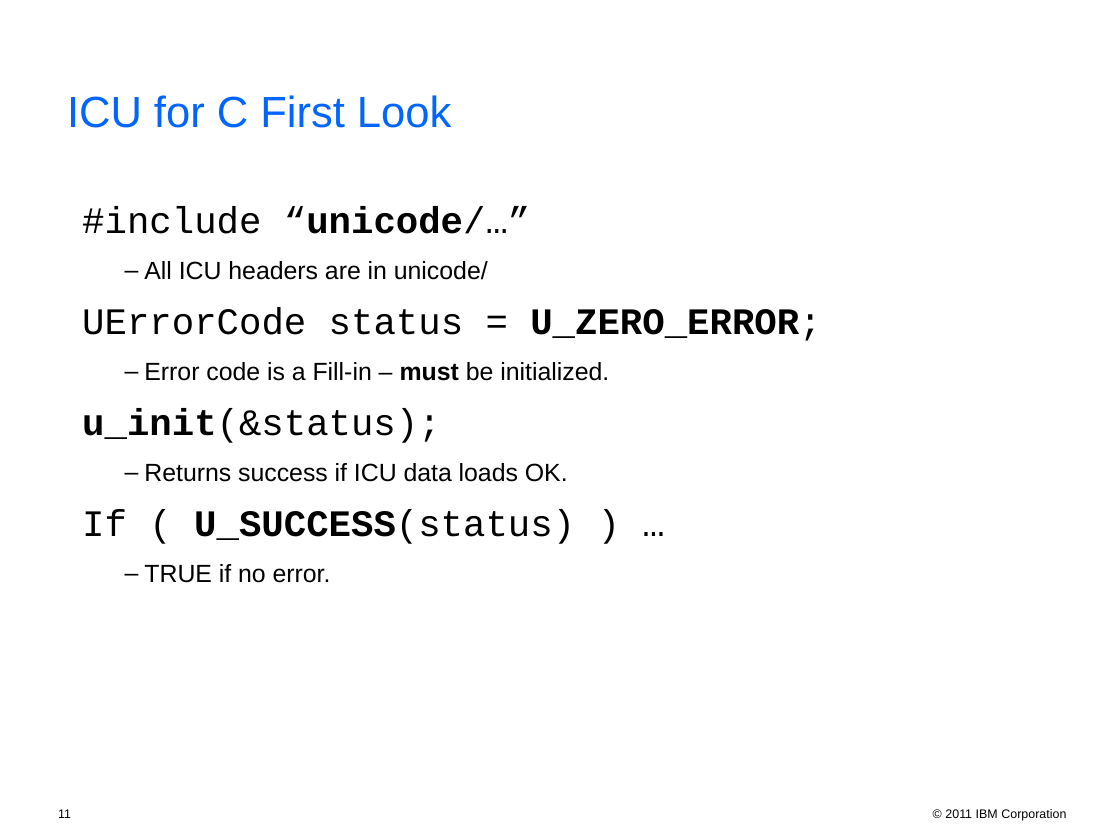
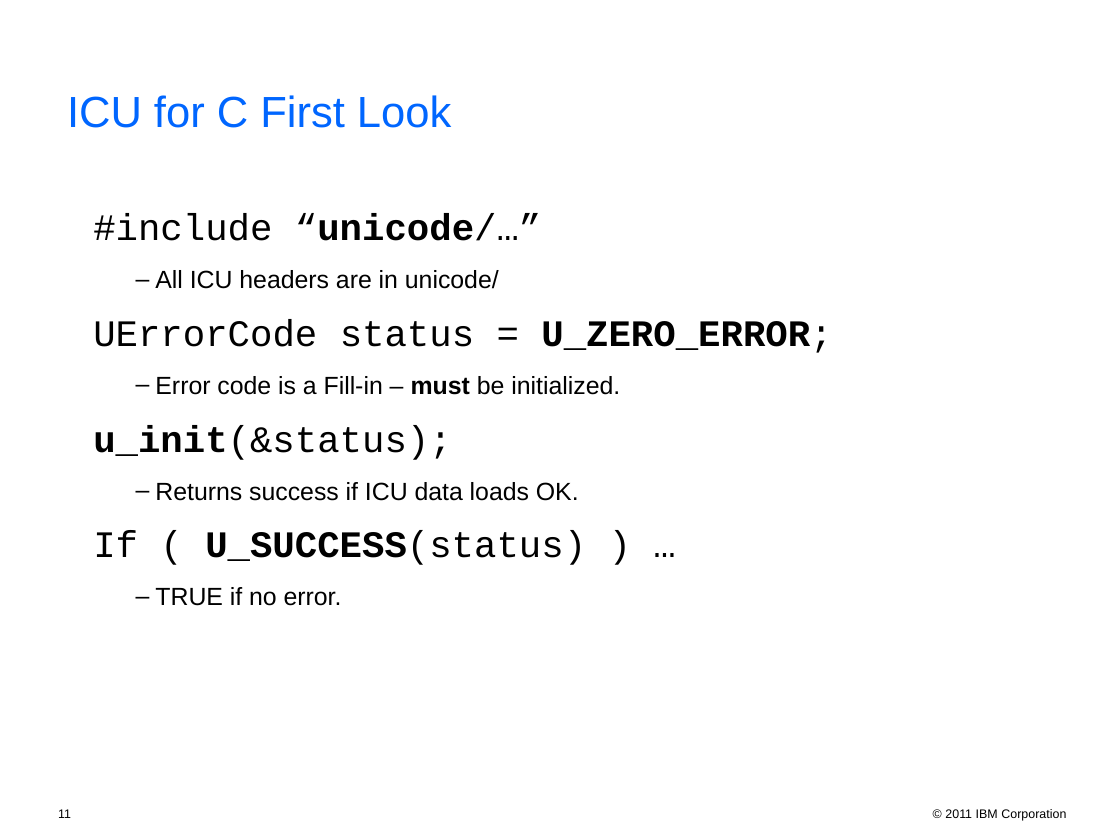
Before and after one commit to unicode-org/icu-docs, a slide deck: slide 11 of docs/pres/icu_workshop.ppt. Drawn at 1120x840 pixels with LibreOffice and Linux fonts; fonts in the diff are those of the drawing; background and template pictures are left out. Boxes give left, top, right and bottom in pixels: in the first picture for what was removed or moved away, otherwise in the second. Text is boxed around its words. In the diff, an @@ line names an element or a change of style, - is before the commit and + after.

```diff
--- a/docs/pres/icu_workshop.ppt
+++ b/docs/pres/icu_workshop.ppt
@@ text "#include “unicode/…”" at bbox=[93, 214, 832, 606]: line spacing 0.94 to 1; line spacing 0.93 to 1 @@
```
Also in this commit, not shown: 12 other slides changed, 2 other files.
